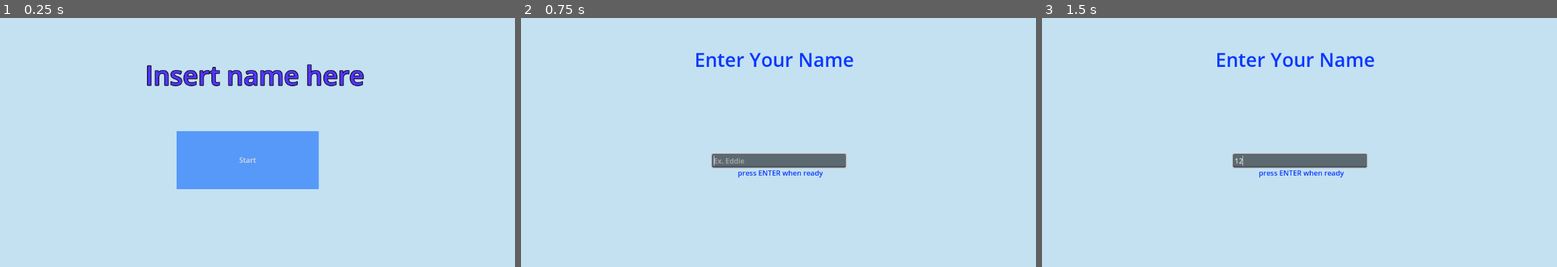
Above: before the commit, frames 1-3 (left to right).
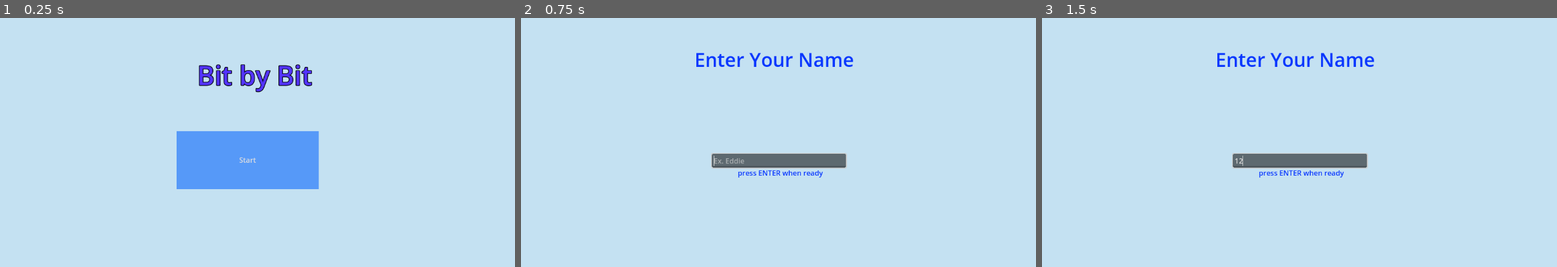
Above: after the commit, the same moments.

Repository: syddddddd/COMP4900_Project2
Game: Godot game, scene res://HomePage.tscn
The game is run twice, just before and just after one commit, with the same random seed, the same clock (stepped at 60 frames per second) and the same inputs.
Inputs (mouse positions are in pixels of both pictures, inside the frame that each line leads up to):
- Up to frame 1 (0.25 s): no input
- Up to frame 2 (0.75 s): click "Start" at 0.5 s
- Up to frame 3 (1.5 s): click (1299, 159) at 1.27 s; type "12" at 1.35 s

The runs differ from the first frame. In frame 1, 2.2% of the frame differs, in the area x 28-71%, y 18-30%; in frame 2, nothing differs; in frame 3, nothing differs.

Commit message:
Update HomePage.tscn
Changing the title to "Bit by Bit"

Diff:
--- a/project-2-comp-49000/HomePage.tscn
+++ b/project-2-comp-49000/HomePage.tscn
@@ -26,8 +26,9 @@
 offset_top = 91.0
 offset_right = 815.0
 offset_bottom = 173.0
-text = "Insert name here"
+text = "Bit by Bit"
 label_settings = SubResource("LabelSettings_ajkgm")
+horizontal_alignment = 1
 
 [node name="StartButton" type="Button" parent="."]
 offset_left = 395.0
